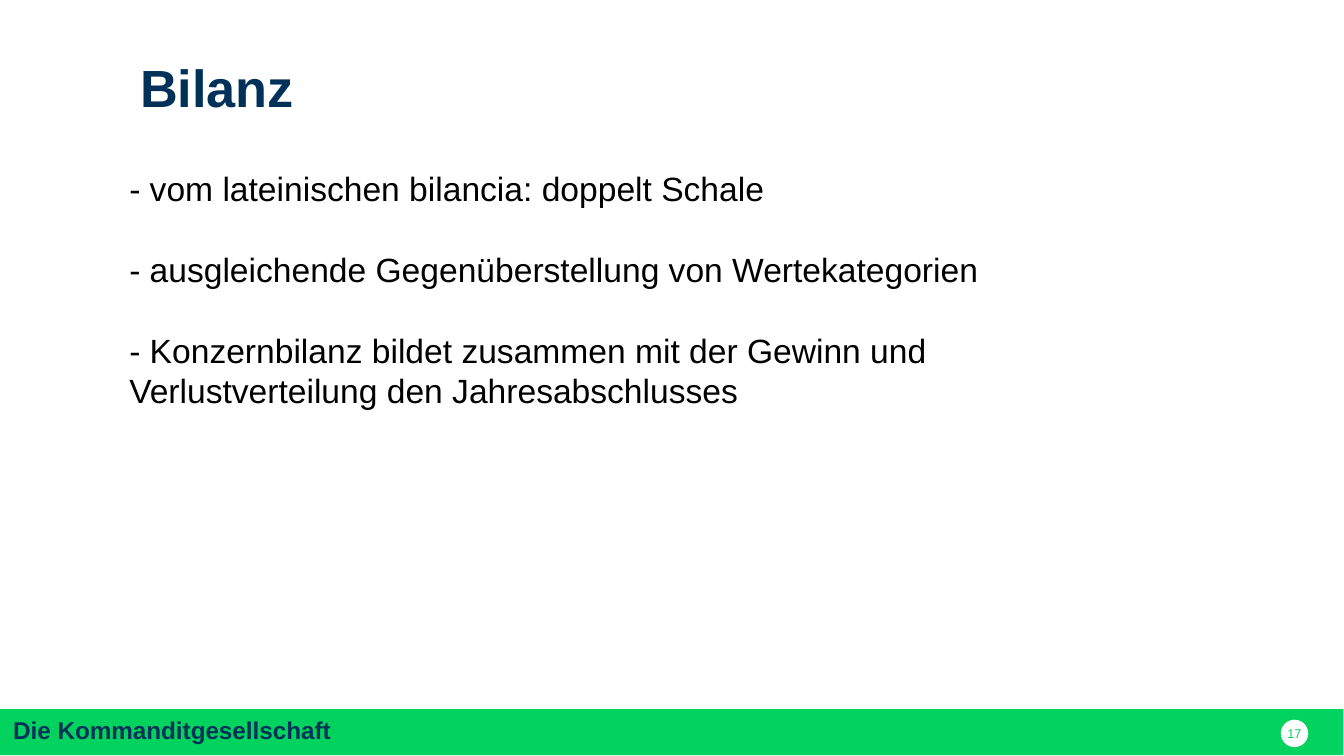
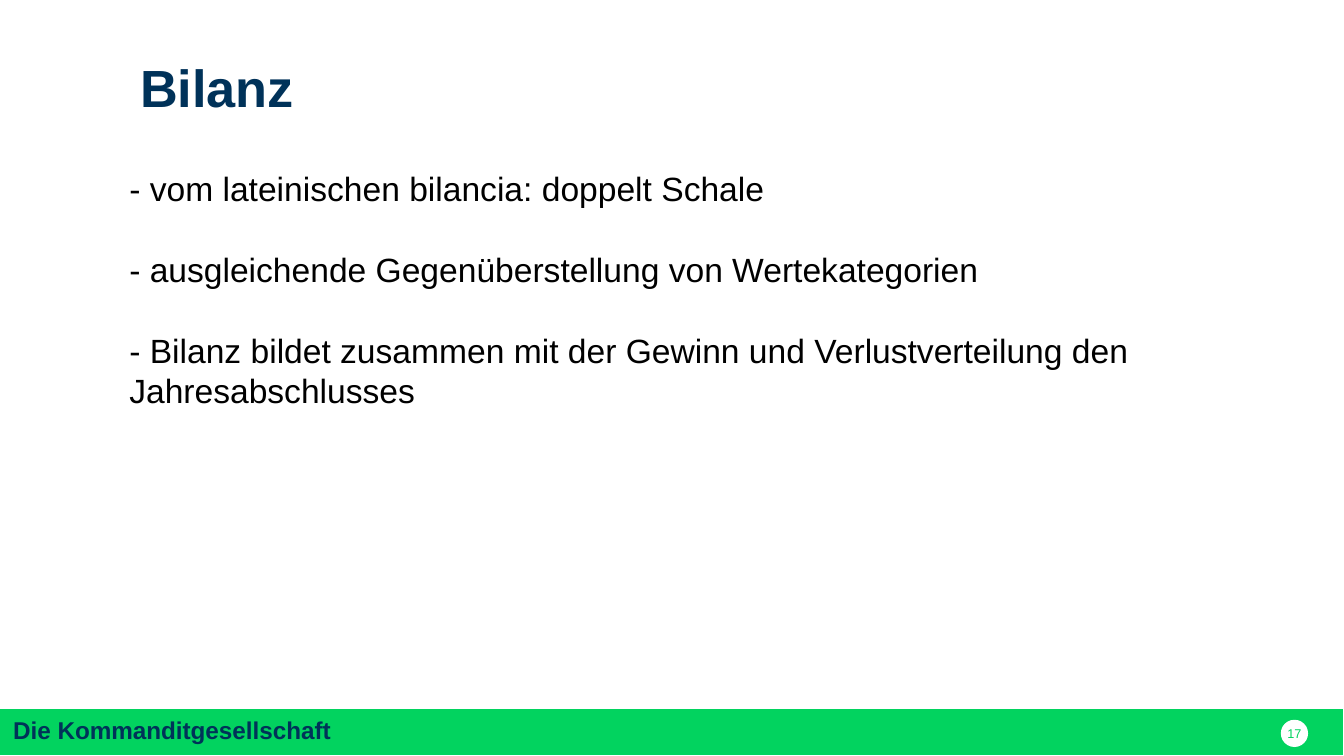
Before and after one commit to nodeg/exercises, a slide deck: slide 17 of FINAL_Referat_BWP_FINAL.pptx. Drawn at 1344x756 pixels with LibreOffice and Linux fonts; fonts in the diff are those of the drawing. Boxes give left, top, right and bottom in pixels: in the first picture for what was removed or moved away, otherwise in the second. Text is boxed around its words. In the diff, an @@ line names an element or a change of style, - is before the commit and + after.

```diff
--- a/FINAL_Referat_BWP_FINAL.pptx
+++ b/FINAL_Referat_BWP_FINAL.pptx
@@ text at bbox=[129, 338, 1128, 404]: text changed @@
-- Konzernbilanz bildet zusammen mit der Gewinn und Verlustverteilung den Jahresabschlusses
-.
+- Bilanz bildet zusammen mit der Gewinn und Verlustverteilung den Jahresabschlusses
+. b
```
Also in this commit, not shown: 15 other slides changed, 9 slides added, 5 slides removed.
